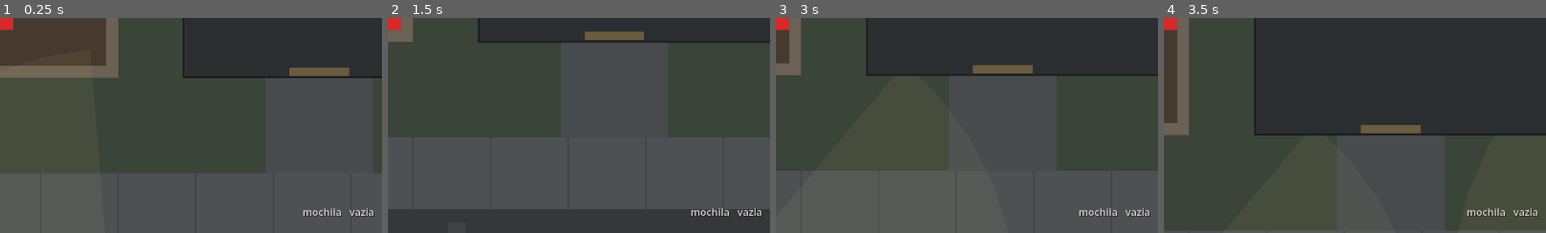
Above: before the commit, frames 1-4 (left to right).
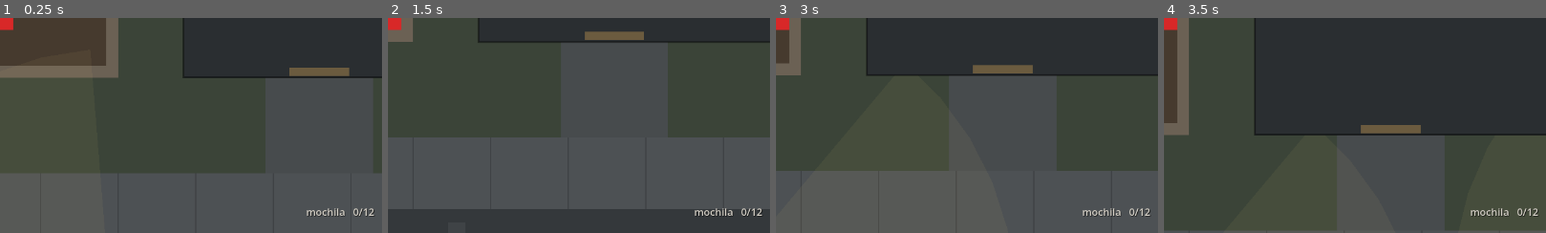
Above: after the commit, the same moments.

Repository: Jota-Pais/projeto-final-desenvolvimento-de-jogos
Game: Godot game, scene res://rua/rua.tscn
Same seed, same stepped clock (60 frames per second), same inputs: the game is played once before the commit and once after it.
Inputs:
- Up to frame 1 (0.25 s): no input
- Up to frame 2 (1.5 s): tap Enter (ui_accept) at 0.5, 0.77 s; hold D (andar_direita) 0.53-1.28 s; hold E (vasculhar) 0.53-1.28 s; hold S (andar_baixo) from 1.28 s (still down); tap Shift (correr) at 1.35 s
- Up to frame 3 (3 s): tap Enter (ui_accept) at 1.52, 2, 2.75 s; tap E (vasculhar) at 1.55, 2.85 s; release S (andar_baixo) at 2.03 s; hold D (andar_direita) 2.03-2.78 s; hold E (vasculhar) 2.03-2.78 s; hold W (andar_cima) from 2.78 s (still down)
- Up to frame 4 (3.5 s): keep holding W (andar_cima); tap Enter (ui_accept) at 3.02 s
The pictures show only the part of the screen within x 49-99%, y 50-100%; the shares and areas given below are measured in that part.

The runs differ from the first frame. In frame 1, 0.4% of the frame differs, in the area x 79-98%, y 88-93%; in frame 2, 0.4%; in frame 3, 0.4%; in frame 4, 0.4%.

Commit message:
A mochila ganha capacidade, e o que nao cabe fica no movel
E a quarta pressao sobre vasculhar, e a que o one-pager sempre declarou -
"mochila, com o espaco ja ocupado visivel". As outras tres cobram em vida
(zumbi), em dia (relogio) e em prazo; esta cobra em escolha: com o espaco
acabando, vasculhar deixa de ser "pego tudo" e passa a ser "levo o que?".

Sao 12 vagas, e documento ocupa vaga igual - e nisso que a escolha existe.

Com a mochila cheia o movel esvazia mas **o que nao couber fica nele**, e
aparece escrito em cima como "ficou:". Da para voltar, e voltar gasta dia. A
alternativa - nao deixar vasculhar de mochila cheia - travaria justamente o
verbo que vale 5 pontos na Alfa.

**Documento entra primeiro, sempre.** Sao duas passadas na lista: ninguem
quer descobrir que deixou o documento para tras porque uma lata de comida
entrou na frente.

A mochila tira da lista o que levou, e a lista e o proprio `achados` do
movel - o mesmo objeto, nao uma copia. E assim que a regra acontece sem o
movel saber que existe mochila e sem inventar tela de troca.

O conferir_mochila ganhou tres conferencias: a mochila nao passa da
capacidade, de mochila cheia o movel guarda o que sobrou, e com uma vaga so a
vaga vai para o documento.

Co-Authored-By: Claude Opus 5 (1M context) <noreply@anthropic.com>

Diff:
--- a/rua/conferir_mochila.gd
+++ b/rua/conferir_mochila.gd
@@ -126,10 +126,9 @@
 		print("  %s: %d item(ns) e %d documento(s), separados"
 			% [com_documento.rotulo, esperados_itens, esperados_documentos])
 
-	# Um movel comum nao pode virar documento no caminho.
-	var antes := mochila.documentos.size()
+	# Um movel comum nao pode virar documento no caminho, e vice-versa.
 	for movel in _moveis_de(rua):
-		if movel == com_documento or movel._vazio:
+		if movel._vazio or mochila.esta_cheia():
 			continue
 		movel._esvaziar()
 	for achado in mochila.itens:
@@ -140,11 +139,75 @@
 		if not Construcao.e_documento(achado):
 			_erro("\"%s\" entrou como documento" % achado)
 			break
-	print("  o bairro inteiro na mochila: %d itens e %d documentos"
-		% [mochila.itens.size(), mochila.documentos.size()])
-	if mochila.documentos.size() <= antes:
-		_erro("vasculhar o resto do bairro nao trouxe mais nenhum documento")
-
+
+	# A capacidade, que e a quarta pressao sobre vasculhar.
+	if mochila.quantos() > mochila.CAPACIDADE:
+		_erro("a mochila passou da capacidade: %d de %d"
+			% [mochila.quantos(), mochila.CAPACIDADE])
+	elif not mochila.esta_cheia():
+		_erro("vasculhar o bairro inteiro nao enchia a mochila de %d - o teto"
+			% mochila.CAPACIDADE + " nao esta pressionando nada")
+	else:
+		print("  a mochila encheu em %d/%d vasculhando o bairro"
+			% [mochila.quantos(), mochila.CAPACIDADE])
+
+	# **O que nao cabe fica no movel.** E a regra que evita travar a core
+	# mechanic com a mochila cheia: da para voltar, e voltar gasta dia.
+	#
+	# Vasculha um movel com conteudo COM a mochila ja cheia, e confere que o
+	# conteudo continua nele. Nao serve olhar os moveis do laco acima: eles
+	# foram esvaziados enquanto ainda havia vaga.
+	var com_sobra: Node = null
+	for movel in _moveis_de(rua):
+		if not movel._vazio and not movel.achados.is_empty():
+			com_sobra = movel
+			break
+	if com_sobra == null:
+		_erro("nao achei movel cheio para conferir a sobra")
+	else:
+		var tinha: int = com_sobra.achados.size()
+		com_sobra._esvaziar()
+		if mochila.quantos() > mochila.CAPACIDADE:
+			_erro("a mochila cheia aceitou mais coisa")
+		elif com_sobra.achados.size() != tinha:
+			_erro("o movel perdeu %d coisa(s) que nao couberam na mochila"
+				% (tinha - com_sobra.achados.size()))
+		else:
+			print("  de mochila cheia, as %d coisa(s) do %s ficaram nele"
+				% [tinha, com_sobra.rotulo])
+
+	rua.free()
+	_o_documento_entra_primeiro()
+
+## Com uma vaga so na mochila e um movel com comida E documento, a vaga tem que
+## ir para o documento. E a recompensa que importa, e ninguem quer descobrir que
+## deixou o documento para tras porque uma lata de comida entrou na frente.
+func _o_documento_entra_primeiro() -> void:
+	_limpar_o_autoload()
+	var rua := _uma_rua()
+	var mochila := rua.get_node("Mochila") as Mochila
+	var com_documento := _um_movel_com_documento(rua)
+	if com_documento == null:
+		_erro("nenhum movel do mapa tem documento")
+		rua.free()
+		return
+
+	# Enche a mochila deixando uma vaga, e poe comida na frente do documento.
+	for i in mochila.CAPACIDADE - 1:
+		mochila.itens.append("lata de comida")
+	com_documento.achados = ["comida estragada", "pilha", "documento: teste"] as Array[String]
+	for achado in Construcao.DOCUMENTOS:
+		com_documento.achados[2] = achado
+		break
+	com_documento._esvaziar()
+
+	if mochila.documentos.size() != 1:
+		_erro("a ultima vaga nao foi para o documento: %d documento(s) na mochila"
+			% mochila.documentos.size())
+	elif com_documento.achados.size() != 2:
+		_erro("sobraram %d itens no movel, esperado 2" % com_documento.achados.size())
+	else:
+		print("  com uma vaga so, a vaga foi para o documento e a comida ficou")
 	rua.free()
 
 # --- 2. so entra o que passou pela porta ------------------------------------
@@ -314,7 +377,7 @@
 	add_child(hud)
 
 	hud._process(0.0)
-	if not (hud.get_node("Direita") as Label).text.contains("vazia"):
+	if not (hud.get_node("Direita") as Label).text.contains("0/"):
 		_erro("com a mochila vazia a HUD diz \"%s\"" % (hud.get_node("Direita") as Label).text)
 	if not (hud.get_node("Documentos") as Label).text.is_empty():
 		_erro("sem documento a linha de documento nao esta vazia")
--- a/rua/conferir_relogio.gd
+++ b/rua/conferir_relogio.gd
@@ -428,7 +428,7 @@
 		_erro("na metade do dia o topo da HUD diz \"%s\"" % topo)
 	if not esquerda.contains("60%"):
 		_erro("com 60 de vida a HUD diz \"%s\"" % esquerda.replace("\n", " / "))
-	if not direita.contains("vazia"):
+	if not direita.contains("0/"):
 		_erro("com a mochila vazia a HUD diz \"%s\"" % direita)
 
 	print("  na rua: \"%s\" | %s | %s" % [topo, esquerda.replace("\n", " / "), direita])
--- a/rua/hud.gd
+++ b/rua/hud.gd
@@ -93,15 +93,17 @@
 
 ## A mochila e a do DIA - o que voce esta carregando, e nao o que ja entregou.
 ## Some tudo se voce nao voltar pela porta do porao.
+## "mochila 7/12" - o **espaco ja ocupado visivel** que o one-pager declara. O
+## numero conta documento junto, porque documento ocupa espaco igual: e nisso
+## que a escolha existe.
 func _linha_da_direita(mochila: Node) -> String:
 	if mochila == null:
 		return "mochila   —"
-	var quantos: int = mochila.itens.size()
-	if quantos == 0:
-		return "mochila   vazia"
-	if quantos == 1:
-		return "mochila   1 item"
-	return "mochila   %d itens" % quantos
+	var quantos: int = mochila.quantos()
+	var cabe: int = mochila.CAPACIDADE
+	if quantos >= cabe:
+		return "mochila   %d/%d   CHEIA" % [quantos, cabe]
+	return "mochila   %d/%d" % [quantos, cabe]
 
 ## O documento tem linha propria, acima da mochila e na cor dele. E o que o
 ## one-pager pede - "conta separado" - e o que prova o eixo rua -> casa mesmo
--- a/rua/mochila.gd
+++ b/rua/mochila.gd
@@ -14,6 +14,18 @@
 
 const Construcao := preload("res://rua/construcao.gd")
 
+## Quantas coisas cabem. **Proposta.**
+##
+## E a QUARTA pressao sobre vasculhar, e a que o one-pager sempre declarou -
+## "mochila, com o espaco ja ocupado visivel". As outras tres cobram em vida
+## (zumbi), em dia (relogio) e em prazo; esta cobra em **escolha**: com o espaco
+## acabando, vasculhar deixa de ser "pego tudo" e passa a ser "levo o que?".
+##
+## 12 e pouco de proposito. Um movel da de 0 a 3 coisas, entao a mochila enche
+## em umas seis gavetas - e voltar pra casa entregar passa a ser parte do dia, e
+## nao so o fim dele.
+const CAPACIDADE := 12
+
 ## Emitido a cada achado que entra. A HUD nao precisa disto - le direto -, mas
 ## o som e o "+1" na tela sao passo 5 e se penduram aqui.
 signal guardou(achado: String, documento: bool)
@@ -28,9 +40,28 @@
 	Travessia.chegou_em_casa.connect(_ao_acabar_o_dia)
 
 ## Ligado pelo cenario no sinal `vasculhado` de cada movel.
+##
+## **Tira da lista o que levou, e o que nao couber fica nela** - e a lista e o
+## proprio `achados` do movel, o mesmo objeto e nao uma copia. E assim que "o
+## que nao cabe fica no movel" acontece sem o movel saber que existe mochila, e
+## sem inventar uma tela de troca: voce volta depois, e voltar gasta dia.
+##
+## Duas passadas, **documento primeiro**: e a recompensa que importa, e ninguem
+## quer descobrir que deixou o documento para tras porque uma lata de comida
+## entrou na frente.
 func ao_vasculhar(_rotulo: String, achados: Array[String]) -> void:
-	for achado in achados:
+	_guardar_o_que_couber(achados, true)
+	_guardar_o_que_couber(achados, false)
+
+func _guardar_o_que_couber(achados: Array[String], documentos_agora: bool) -> void:
+	var i := 0
+	while i < achados.size():
+		var achado: String = achados[i]
 		var documento := Construcao.e_documento(achado)
+		if documento != documentos_agora or esta_cheia():
+			i += 1
+			continue
+		achados.remove_at(i)
 		if documento:
 			documentos.append(achado)
 		else:
@@ -40,13 +71,8 @@
 func quantos() -> int:
 	return itens.size() + documentos.size()
 
-## Nao ha limite de espaco, e **isso e decisao pendente**, nao esquecimento: o
-## one-pager declara "mochila, com o espaco ja ocupado visivel", o que supoe um
-## teto. Um teto cria viagem - enche, volta, sai de novo -, e como ele conversa
-## com o vasculho (o movel nao esvazia? sobra dentro dele?) tem varias
-## respostas. Fica para o grupo.
 func esta_cheia() -> bool:
-	return false
+	return quantos() >= CAPACIDADE
 
 ## O dia acabou. So entrega quem voltou pela porta do porao.
 func _ao_acabar_o_dia() -> void:
--- a/rua/vasculhavel.gd
+++ b/rua/vasculhavel.gd
@@ -147,7 +147,9 @@
 		draw_rect(marca.grow(4.0), Color(COR_DO_DOCUMENTO, 0.22))
 		draw_rect(marca, COR_DO_DOCUMENTO)
 
-	var saldo := "vazio" if comuns.is_empty() else ", ".join(comuns)
+	# "ficou" e nao "achou": o que esta escrito aqui e o que a mochila NAO
+	# levou, porque nao caberia. Da para voltar - e voltar gasta dia.
+	var saldo := "vazio" if comuns.is_empty() else "ficou: " + ", ".join(comuns)
 	draw_string(fonte, Vector2(esquerda, topo - 8.0), saldo,
 		HORIZONTAL_ALIGNMENT_LEFT, -1, 13, Color(COR_DO_AVISO, 0.5))
 
